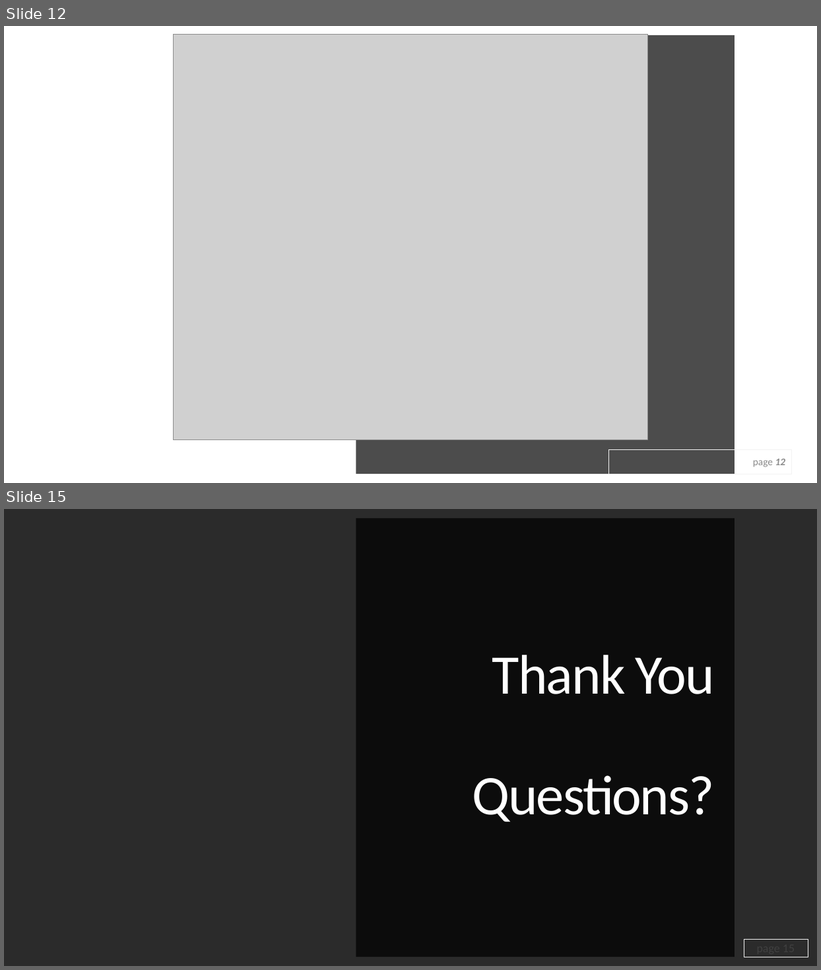
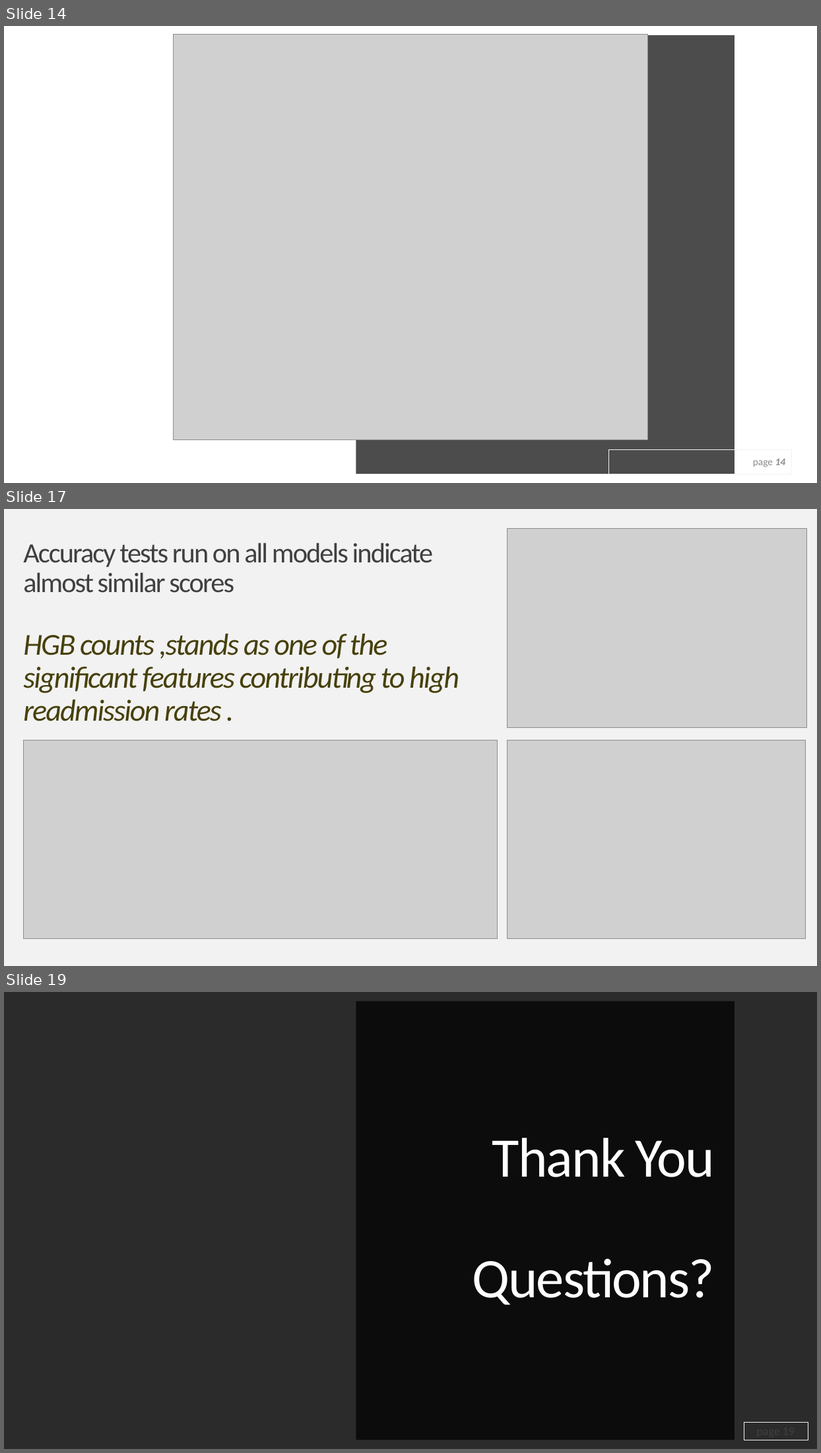
Before and after one commit to ekginn2/ML-Final-Project, a slide deck: Final Project Presentation.pptx. Shown one above the other, each under a label of ours: slides 12 and 15 before the commit, slides 14, 17 and 19 after it; the slides between them are not shown. The pictures are 821x970 and 821x1453 pixels, drawn with LibreOffice and Linux fonts; fonts in the diff are those of the drawing; grey boxes stand for pictures; background and template pictures are left out; a plain dark background stands for a picture behind light text. Boxes give left, top, right and bottom in pixels: in the first picture for what was removed or moved away, otherwise in the second. Text is boxed around its words. In the diff, an @@ line names an element or a change of style, - is before the commit and + after.

```diff
--- a/Final Project Presentation.pptx
+++ b/Final Project Presentation.pptx
@@ slide 17 added at box(4, 509, 817, 966), background #F2F2F2 @@
@@ title added at box(23, 543, 459, 722), 36 pt, text #47400B, italic @@
+Accuracy tests run on all models indicate almost similar scores
+HGB counts ,stands as one of the significant features contributing to high readmission rates .
@@ picture added at box(507, 529, 807, 729) @@
@@ picture added at box(24, 740, 498, 940) @@
@@ picture added at box(507, 740, 806, 940) @@
@@ what was slide 12 is now slide 14 @@
@@ page number at box(753, 459, 786, 468): text changed @@
-page 12
+page 14
@@ what was slide 15 is now slide 19 @@
```
Also in this commit, not shown: 3 slides changed, 4 other slides added, 1 slide removed, 11 other files.
